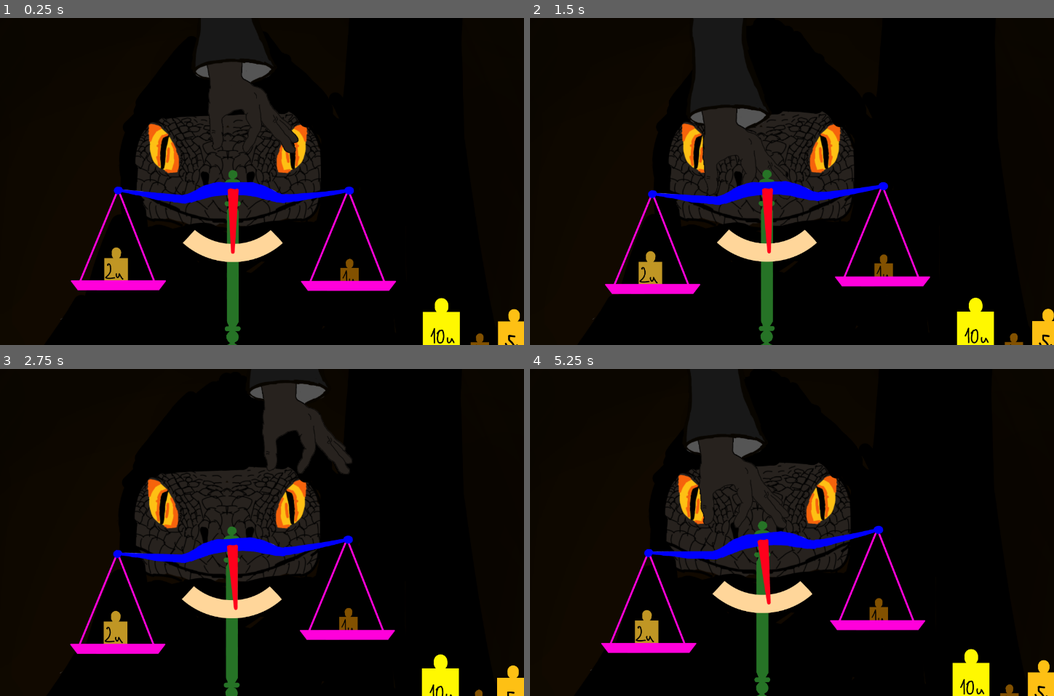
Above: before the commit, frames 1-4 (two rows, left to right).
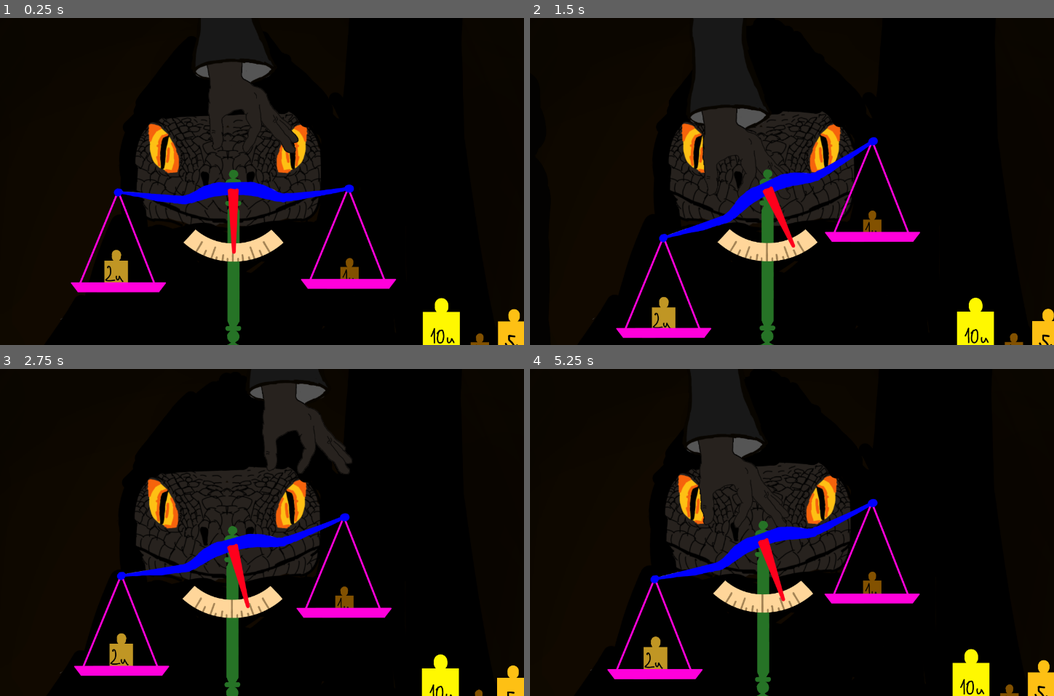
Above: after the commit, the same moments.

Repository: EnviloN/The-Great-Scaler
Game: Godot game, scene res://scenes/areas/shop.tscn
Same seed, same stepped clock (60 frames per second), same inputs: the game is played once before the commit and once after it.
Inputs (mouse positions are in pixels of both pictures, inside the frame that each line leads up to):
- Up to frame 1 (0.25 s): no input
- Up to frame 2 (1.5 s): move the mouse to (891, 165) at 0.52 s; right-click (891, 165) at 0.6 s; move the mouse to (645, 197) at 1.27 s; click (645, 197) at 1.35 s
- Up to frame 3 (2.75 s): right-click (115, 548) at 1.55 s; move the mouse to (293, 460) at 2.02 s; right-click (293, 460) at 2.1 s
- Up to frame 4 (5.25 s): move the mouse to (734, 597) at 2.77 s; right-click (734, 597) at 2.85 s; move the mouse to (938, 581) at 3.52 s; press the mouse at (938, 581) at 3.53 s; right-click (938, 581) at 3.8 s; move the mouse to (587, 483) at 4.27 s; release the mouse at (587, 483) at 4.28 s; right-click (587, 483) at 4.35 s; move the mouse to (792, 532) at 5.02 s; right-click (792, 532) at 5.1 s

The runs differ from the first frame. In frame 1, 2.2% of the frame differs, in the area x 13-76%, y 46-100%; in frame 2, 7.0%, in the area x 14-77%, y 36-100%; in frame 3, 6.4%; in frame 4, 6.7%.

Commit message:
Balanced scale physics

Diff:
--- a/game/scenes/areas/shop.tscn
+++ b/game/scenes/areas/shop.tscn
@@ -1,11 +1,12 @@
-[gd_scene load_steps=12 format=3 uid="uid://dq0j43qqh455h"]
+[gd_scene load_steps=13 format=3 uid="uid://dq0j43qqh455h"]
 
 [ext_resource type="Texture2D" uid="uid://ddq4w4jm0rwiv" path="res://sprites/concept/bg.png" id="1_t73cx"]
 [ext_resource type="Script" path="res://scenes/game_manager.gd" id="1_upsel"]
 [ext_resource type="Script" path="res://scenes/camera.gd" id="2_fixa2"]
 [ext_resource type="Texture2D" uid="uid://bkqqxt7j6dsb7" path="res://sprites/concept/scaler/scaler.png" id="3_7nquv"]
 [ext_resource type="PackedScene" uid="uid://c5v3eihw5ndem" path="res://scenes/objects/table.tscn" id="3_omivf"]
-[ext_resource type="PackedScene" uid="uid://ciw7medod33ku" path="res://scenes/objects/scale.tscn" id="4_18fl8"]
+[ext_resource type="PackedScene" uid="uid://0dnygrdtfkbn" path="res://scenes/objects/scale.tscn" id="4_18fl8"]
+[ext_resource type="PackedScene" uid="uid://c83vvqktetfho" path="res://scenes/customers/customers.tscn" id="4_fha1v"]
 [ext_resource type="PackedScene" uid="uid://4w3bgp6o6ji0" path="res://scenes/objects/weights/weight_5u.tscn" id="5_bl1wr"]
 [ext_resource type="PackedScene" uid="uid://cwmgr80m1xcsn" path="res://scenes/objects/weights/weight_1u.tscn" id="5_sxeeo"]
 [ext_resource type="PackedScene" uid="uid://b27netc15bslr" path="res://scenes/objects/weights/weight_2u.tscn" id="6_43fqr"]
@@ -41,9 +42,16 @@
 texture = ExtResource("1_t73cx")
 
 [node name="ParallaxLayer2" type="ParallaxLayer" parent="Background Layer/ParallaxBackground"]
+motion_scale = Vector2(0.6, 0.6)
+
+[node name="Customers" parent="Background Layer/ParallaxBackground/ParallaxLayer2" instance=ExtResource("4_fha1v")]
+unique_name_in_owner = true
+position = Vector2(17, 604)
+
+[node name="ParallaxLayer3" type="ParallaxLayer" parent="Background Layer/ParallaxBackground"]
 motion_scale = Vector2(0.8, 0.8)
 
-[node name="Scaler" type="Sprite2D" parent="Background Layer/ParallaxBackground/ParallaxLayer2"]
+[node name="Scaler" type="Sprite2D" parent="Background Layer/ParallaxBackground/ParallaxLayer3"]
 position = Vector2(693, 363)
 scale = Vector2(0.667, 0.667)
 texture = ExtResource("3_7nquv")
@@ -75,7 +83,7 @@
 
 [node name="Scale" parent="." instance=ExtResource("4_18fl8")]
 position = Vector2(640, 800)
-stiffness = 1.0
-damping = 0.5
-length = 20.0
+stiffness = 5.0
+damping = 0.08
+length = 5.0
 rest_length = 0.0
--- /dev/null
+++ b/game/scenes/customers/customers.gd
@@ -0,0 +1,16 @@
+extends Node
+
+@onready var animation_player: AnimationPlayer = $AnimationPlayer
+@onready var body_sprite: Sprite2D = $body
+
+func _ready():
+	body_sprite.position.x = -1600
+
+func enter():
+	animation_player.play("enter")
+
+func leave():
+	animation_player.play("leave")
+
+func talk():
+	animation_player.play("talk")
--- /dev/null
+++ b/game/scenes/customers/customers.tscn
@@ -0,0 +1,129 @@
+[gd_scene load_steps=9 format=3 uid="uid://c83vvqktetfho"]
+
+[ext_resource type="Texture2D" uid="uid://1jnkywklck7b" path="res://sprites/concept/customer/torso.png" id="1_2vbrm"]
+[ext_resource type="Script" path="res://scenes/customers/customers.gd" id="1_g2ue0"]
+[ext_resource type="Texture2D" uid="uid://dpbiu1kiqt60y" path="res://sprites/concept/customer/head.png" id="2_cn2fh"]
+
+[sub_resource type="Animation" id="Animation_2kww5"]
+length = 0.001
+tracks/0/type = "bezier"
+tracks/0/imported = false
+tracks/0/enabled = true
+tracks/0/path = NodePath("body:position:x")
+tracks/0/interp = 1
+tracks/0/loop_wrap = true
+tracks/0/keys = {
+"handle_modes": PackedInt32Array(0),
+"points": PackedFloat32Array(0, -0.25, 0, 0.25, 0),
+"times": PackedFloat32Array(0)
+}
+tracks/1/type = "bezier"
+tracks/1/imported = false
+tracks/1/enabled = true
+tracks/1/path = NodePath("body/head:rotation")
+tracks/1/interp = 1
+tracks/1/loop_wrap = true
+tracks/1/keys = {
+"handle_modes": PackedInt32Array(0),
+"points": PackedFloat32Array(0, -0.25, 0, 0.25, 0),
+"times": PackedFloat32Array(0)
+}
+tracks/2/type = "bezier"
+tracks/2/imported = false
+tracks/2/enabled = true
+tracks/2/path = NodePath("body:scale:x")
+tracks/2/interp = 1
+tracks/2/loop_wrap = true
+tracks/2/keys = {
+"handle_modes": PackedInt32Array(0),
+"points": PackedFloat32Array(0.667, -0.25, 0, 0.25, 0),
+"times": PackedFloat32Array(0)
+}
+
+[sub_resource type="Animation" id="Animation_v1fej"]
+resource_name = "enter"
+tracks/0/type = "bezier"
+tracks/0/imported = false
+tracks/0/enabled = true
+tracks/0/path = NodePath("body:position:x")
+tracks/0/interp = 1
+tracks/0/loop_wrap = true
+tracks/0/keys = {
+"handle_modes": PackedInt32Array(0, 0, 0),
+"points": PackedFloat32Array(-1600, -0.25, 0, 0.1, 378, 5, -0.25, 0, 0.0596904, 5, 0, -0.14031, -11, 0.25, 0),
+"times": PackedFloat32Array(0, 0.7, 1)
+}
+
+[sub_resource type="Animation" id="Animation_4r8xs"]
+resource_name = "leave"
+tracks/0/type = "bezier"
+tracks/0/imported = false
+tracks/0/enabled = true
+tracks/0/path = NodePath("body:position:x")
+tracks/0/interp = 1
+tracks/0/loop_wrap = true
+tracks/0/keys = {
+"handle_modes": PackedInt32Array(0, 0, 0, 0),
+"points": PackedFloat32Array(0, -0.25, 0, 0.1, -1, 0, -0.25, 0, 0.2, -24, 6, -0.1, 0, 0.25, 0, 0, -0.25, 0, 0.25, 0),
+"times": PackedFloat32Array(0, 0.2, 0.5, 1)
+}
+tracks/1/type = "bezier"
+tracks/1/imported = false
+tracks/1/enabled = true
+tracks/1/path = NodePath("body:scale:x")
+tracks/1/interp = 1
+tracks/1/loop_wrap = true
+tracks/1/keys = {
+"handle_modes": PackedInt32Array(0, 0),
+"points": PackedFloat32Array(0.667, -0.25, 0, 0.25, 0, -0.667, -0.25, 0, 0.25, 0),
+"times": PackedFloat32Array(0, 0.2)
+}
+
+[sub_resource type="Animation" id="Animation_ts8de"]
+resource_name = "talk"
+tracks/0/type = "bezier"
+tracks/0/imported = false
+tracks/0/enabled = true
+tracks/0/path = NodePath("body/head:rotation")
+tracks/0/interp = 1
+tracks/0/loop_wrap = true
+tracks/0/keys = {
+"handle_modes": PackedInt32Array(),
+"points": PackedFloat32Array(),
+"times": PackedFloat32Array()
+}
+tracks/1/type = "bezier"
+tracks/1/imported = false
+tracks/1/enabled = true
+tracks/1/path = NodePath("body/head:rotation")
+tracks/1/interp = 1
+tracks/1/loop_wrap = true
+tracks/1/keys = {
+"handle_modes": PackedInt32Array(0, 0, 0, 0, 0, 0),
+"points": PackedFloat32Array(0, -0.25, 0, 0.25, 0, 0.0872665, -0.25, 0, 0.25, 0, -0.0523599, -0.25, 0, 0.25, 0, 0.0349066, -0.25, 0, 0.25, 0, -0.0349066, -0.25, 0, 0.25, 0, 0, -0.25, 0, 0.25, 0),
+"times": PackedFloat32Array(0, 0.2, 0.4, 0.6, 0.8, 1)
+}
+
+[sub_resource type="AnimationLibrary" id="AnimationLibrary_ipifm"]
+_data = {
+"RESET": SubResource("Animation_2kww5"),
+"enter": SubResource("Animation_v1fej"),
+"leave": SubResource("Animation_4r8xs"),
+"talk": SubResource("Animation_ts8de")
+}
+
+[node name="Customers" type="Node2D"]
+script = ExtResource("1_g2ue0")
+
+[node name="body" type="Sprite2D" parent="."]
+scale = Vector2(0.667, 0.667)
+texture = ExtResource("1_2vbrm")
+
+[node name="head" type="Sprite2D" parent="body"]
+position = Vector2(64, -578)
+texture = ExtResource("2_cn2fh")
+
+[node name="AnimationPlayer" type="AnimationPlayer" parent="."]
+libraries = {
+"": SubResource("AnimationLibrary_ipifm")
+}
--- a/game/scenes/game_manager.gd
+++ b/game/scenes/game_manager.gd
@@ -1,5 +1,6 @@
 extends Node
 
+@onready var customer_manager: Node2D = %Customers
 
 # Called when the node enters the scene tree for the first time.
 func _ready():
@@ -9,4 +10,5 @@
 
 # Called every frame. 'delta' is the elapsed time since the previous frame.
 func _process(_delta):
-	pass
+	if Input.is_action_just_pressed("RMB"):
+		customer_manager.enter()
--- a/game/scenes/objects/scale.tscn
+++ b/game/scenes/objects/scale.tscn
@@ -19,7 +19,7 @@
 collision_mask = 0
 
 [node name="Sprite2D" type="Sprite2D" parent="Base"]
-position = Vector2(-3, -235)
+position = Vector2(2, -235)
 scale = Vector2(0.666, 0.666)
 texture = ExtResource("1_adqod")
 
@@ -47,7 +47,7 @@
 [node name="Left Pan" type="RigidBody2D" parent="Base/Beam Joint/Beam/Left Pan Joint"]
 collision_layer = 4
 collision_mask = 3
-mass = 0.2
+mass = 0.1
 lock_rotation = true
 script = ExtResource("3_k8f2h")
 
@@ -68,7 +68,7 @@
 [node name="Right Pan" type="RigidBody2D" parent="Base/Beam Joint/Beam/Right Pan Joint"]
 collision_layer = 4
 collision_mask = 3
-mass = 0.2
+mass = 0.1
 lock_rotation = true
 script = ExtResource("3_k8f2h")
 
--- a/game/scenes/objects/weights/weight_10u.tscn
+++ b/game/scenes/objects/weights/weight_10u.tscn
@@ -16,6 +16,7 @@
 z_as_relative = false
 collision_layer = 2
 collision_mask = 5
+mass = 0.4
 lock_rotation = true
 
 [node name="Sprite2D" type="Sprite2D" parent="."]
--- a/game/scenes/objects/weights/weight_1u.tscn
+++ b/game/scenes/objects/weights/weight_1u.tscn
@@ -14,7 +14,7 @@
 z_as_relative = false
 collision_layer = 2
 collision_mask = 5
-mass = 0.1
+mass = 0.8
 lock_rotation = true
 
 [node name="Sprite2D" type="Sprite2D" parent="."]
--- a/game/scenes/objects/weights/weight_2u.tscn
+++ b/game/scenes/objects/weights/weight_2u.tscn
@@ -16,7 +16,7 @@
 z_as_relative = false
 collision_layer = 2
 collision_mask = 5
-mass = 0.2
+mass = 1.6
 lock_rotation = true
 
 [node name="Sprite2D" type="Sprite2D" parent="."]
--- a/game/scenes/objects/weights/weight_5u.tscn
+++ b/game/scenes/objects/weights/weight_5u.tscn
@@ -16,7 +16,7 @@
 z_as_relative = false
 collision_layer = 2
 collision_mask = 5
-mass = 0.5
+mass = 0.2
 lock_rotation = true
 
 [node name="Sprite2D" type="Sprite2D" parent="."]
Not shown: 1 places in game/scenes/objects/scale.tscn that only renumber resources
Binary file added: game/sprites/concept/customer/customer.png
Not shown, added: game/sprites/concept/customer/customer.png.import
Binary file added: game/sprites/concept/customer/head.png
Not shown, added: game/sprites/concept/customer/head.png.import
Binary file added: game/sprites/concept/customer/torso.png
Not shown, added: game/sprites/concept/customer/torso.png.import
Binary file changed: game/sprites/concept/scale/scale_base.png
Not shown, changed: game/sprites/concept/scale/scale_base.png.import
Not shown, changed: Concepts/Concept Art.leo
